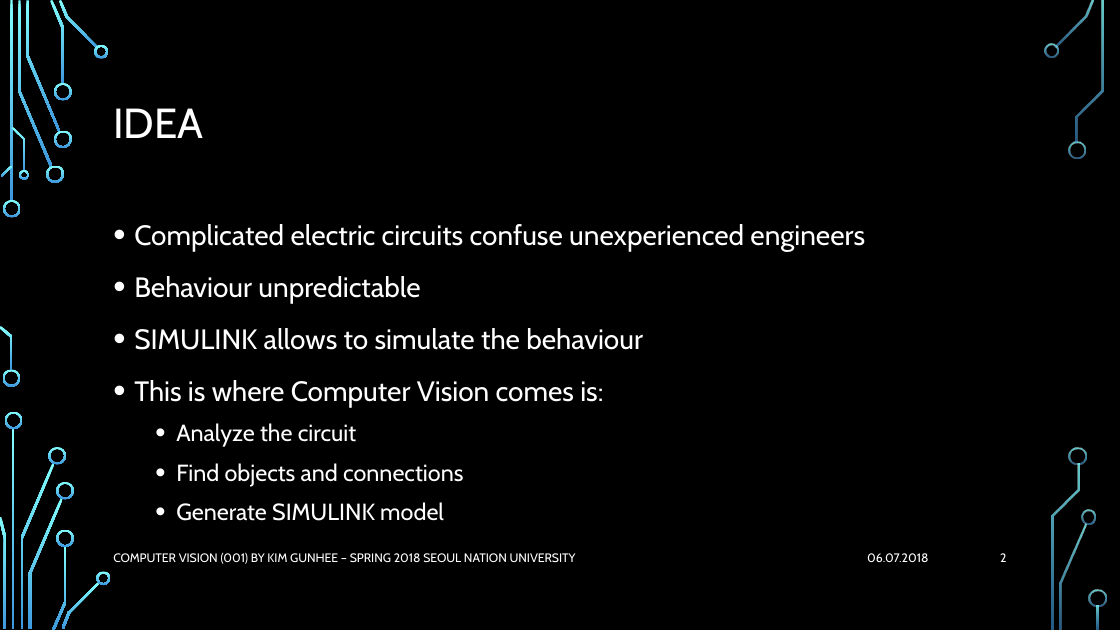
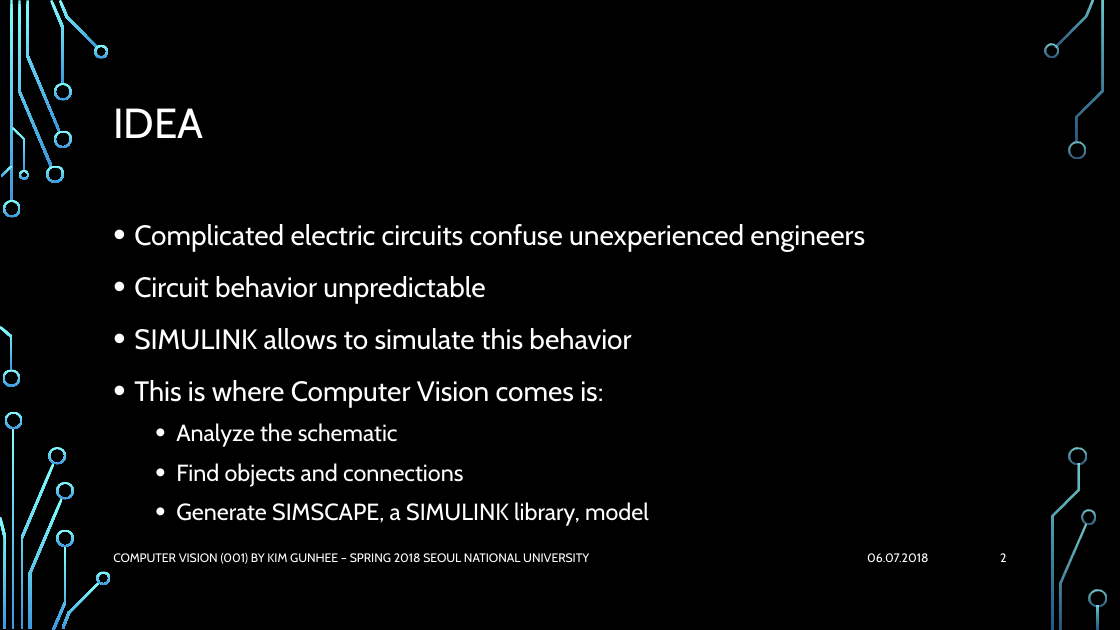
Before and after one commit to Flunzmas/CV_SNU_Group_Project, a slide deck: slide 2 of presentation/CV_Proj_Presentation_2.pptx. Drawn at 1120x630 pixels with LibreOffice and Linux fonts; fonts in the diff are those of the drawing; background and template pictures are left out. Boxes give left, top, right and bottom in pixels: in the first picture for what was removed or moved away, otherwise in the second. Text is boxed around its words. In the diff, an @@ line names an element or a change of style, - is before the commit and + after.

```diff
--- a/presentation/CV_Proj_Presentation_2.pptx
+++ b/presentation/CV_Proj_Presentation_2.pptx
@@ text at [134,276,631,350]: text changed @@
-• Behaviour unpredictable
-• SIMULINK allows to simulate the behaviour
+• Circuit behavior unpredictable
+• SIMULINK allows to simulate this behavior
@@ text at [176,423,398,447]: text changed @@
-  • Analyze the circuit
+  • Analyze the schematic
@@ text at [176,502,649,526]: text changed @@
-  • Generate SIMULINK model
+  • Generate SIMSCAPE, a SIMULINK library, model
@@ text at [113,553,589,564]: text changed @@
-COMPUTER VISION (001) BY KIM GUNHEE – SPRING 2018 SEOUL NATION UNIVERSITY
+COMPUTER VISION (001) BY KIM GUNHEE – SPRING 2018 SEOUL NATIONAL UNIVERSITY
```
Also in this commit, not shown: 10 other slides changed, 2 slides added.
